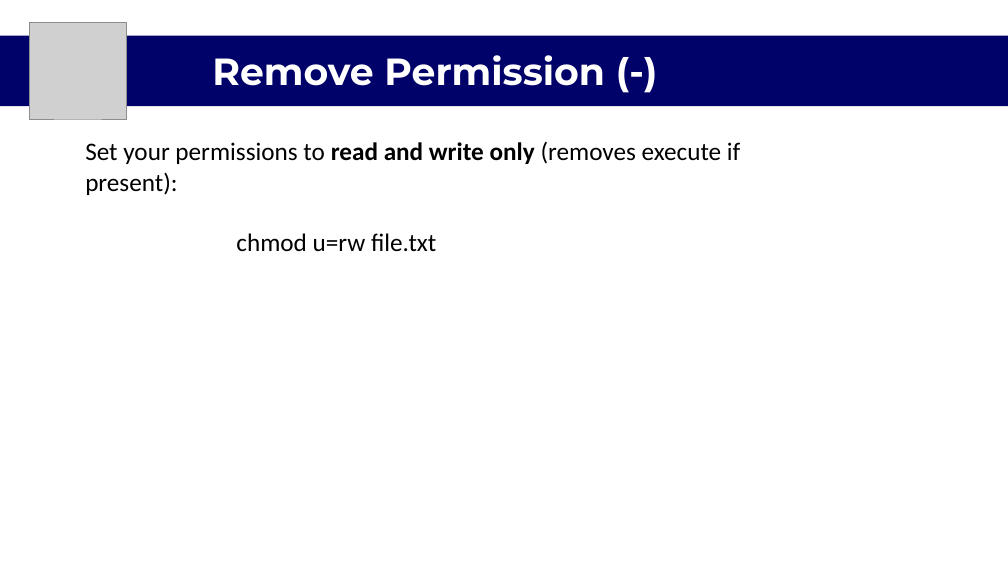
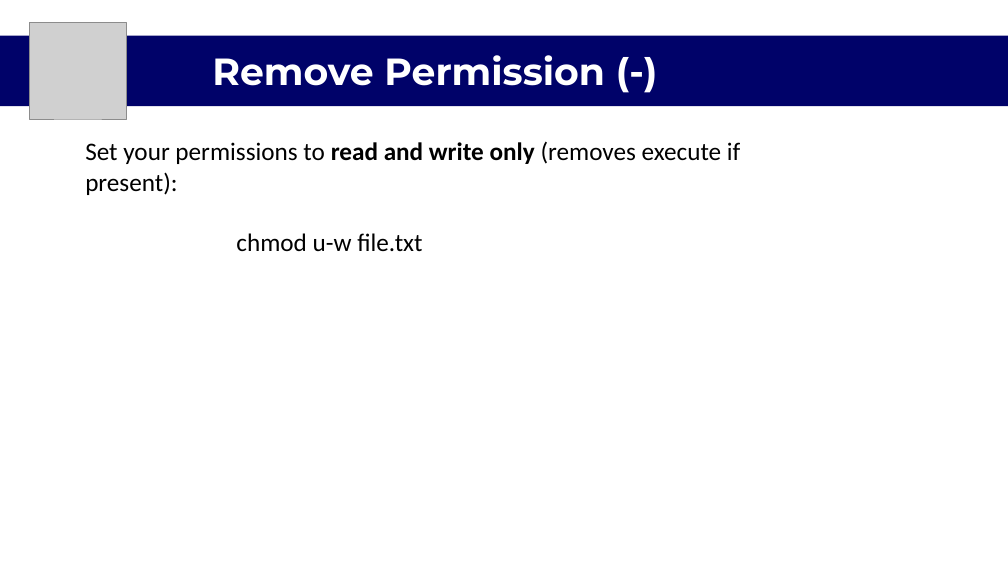
Before and after one commit to psuuc-jbgarcia/Object-Oriented-Programming-Lesson, a slide deck: slide 8 of Platform Technologies/Midterm/Week 3/Lecture/File_Permission.pptx. Drawn at 1008x567 pixels with LibreOffice and Linux fonts; fonts in the diff are those of the drawing; grey boxes stand for pictures. Boxes give left, top, right and bottom in pixels: in the first picture for what was removed or moved away, otherwise in the second. Text is boxed around its words. In the diff, an @@ line names an element or a change of style, - is before the commit and + after.

Commit message:
"shh"

```diff
--- a/Platform Technologies/Midterm/Week 3/Lecture/File_Permission.pptx
+++ b/Platform Technologies/Midterm/Week 3/Lecture/File_Permission.pptx
@@ text at [236, 233, 422, 251]: text changed @@
-chmod u=rw file.txt
+chmod u-w file.txt
```
